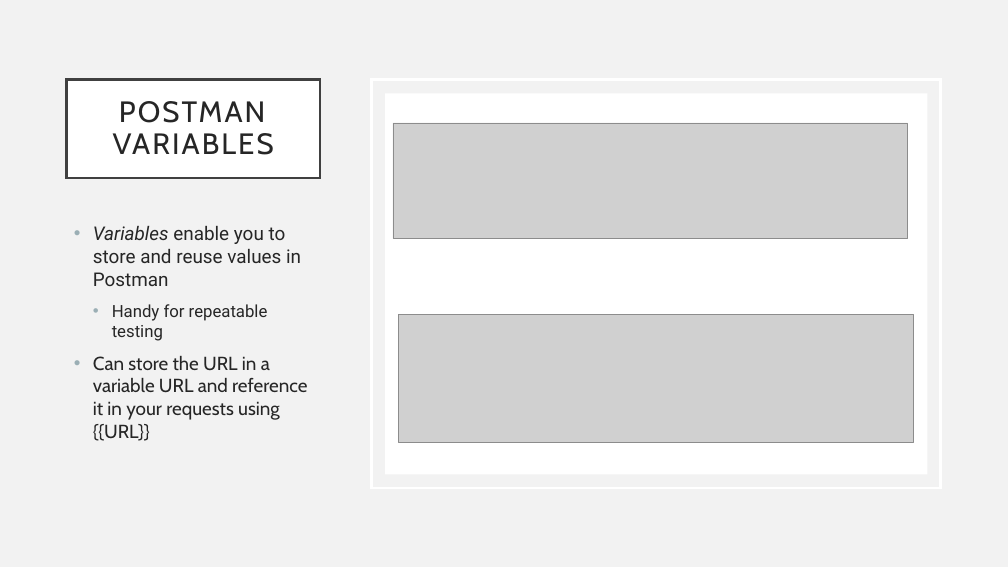
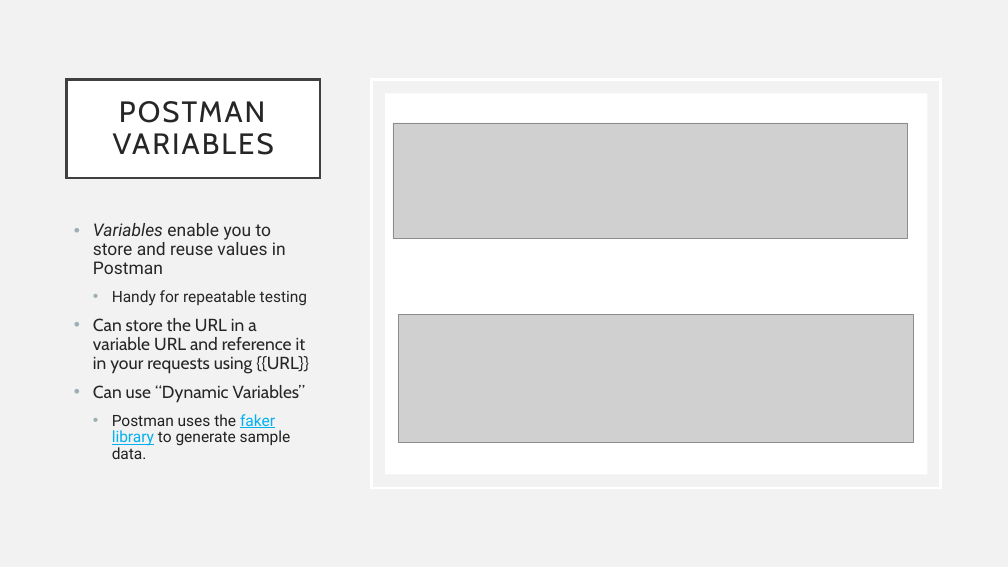
Before and after one commit to diarmuidoconnor/ewd-module-2025, a slide deck: slide 20 of topic12/talk-1/Testing-Web-APIs.pptx. Drawn at 1008x567 pixels with LibreOffice and Linux fonts; fonts in the diff are those of the drawing; grey boxes stand for pictures. Boxes give left, top, right and bottom in pixels: in the first picture for what was removed or moved away, otherwise in the second. Text is boxed around its words. In the diff, an @@ line names an element or a change of style, - is before the commit and + after.

```diff
--- a/topic12/talk-1/Testing-Web-APIs.pptx
+++ b/topic12/talk-1/Testing-Web-APIs.pptx
@@ text at [93,223,309,373]: size 18 to 16.6 pt in "Variables enable you to store and reuse ...", "Can store the URL in a variable ..."; size 16 to 14.8 pt in "Handy for repeatable testing"; line spacing 1 to 0.9 @@
@@ text at [93,385,305,459]: paragraphs added @@
+• Can use “Dynamic Variables”
+  • Postman uses the faker library to generate sample data.
```
Also in this commit, not shown: 2 other slides changed, 23 other files.
